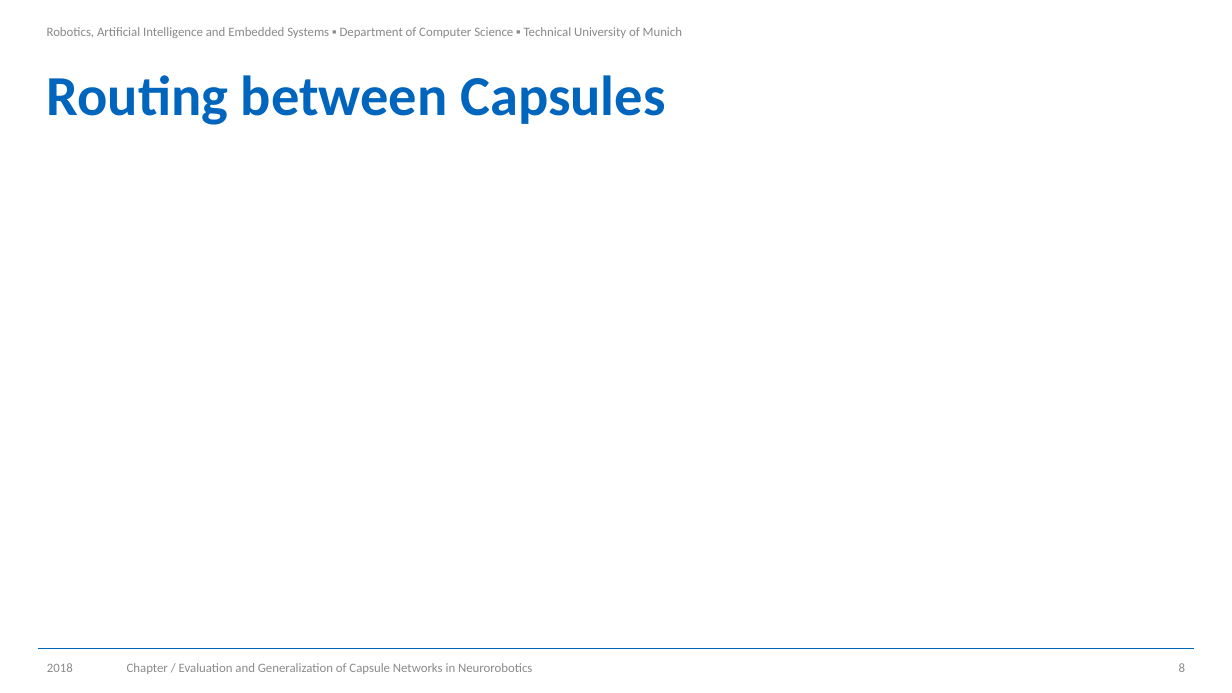
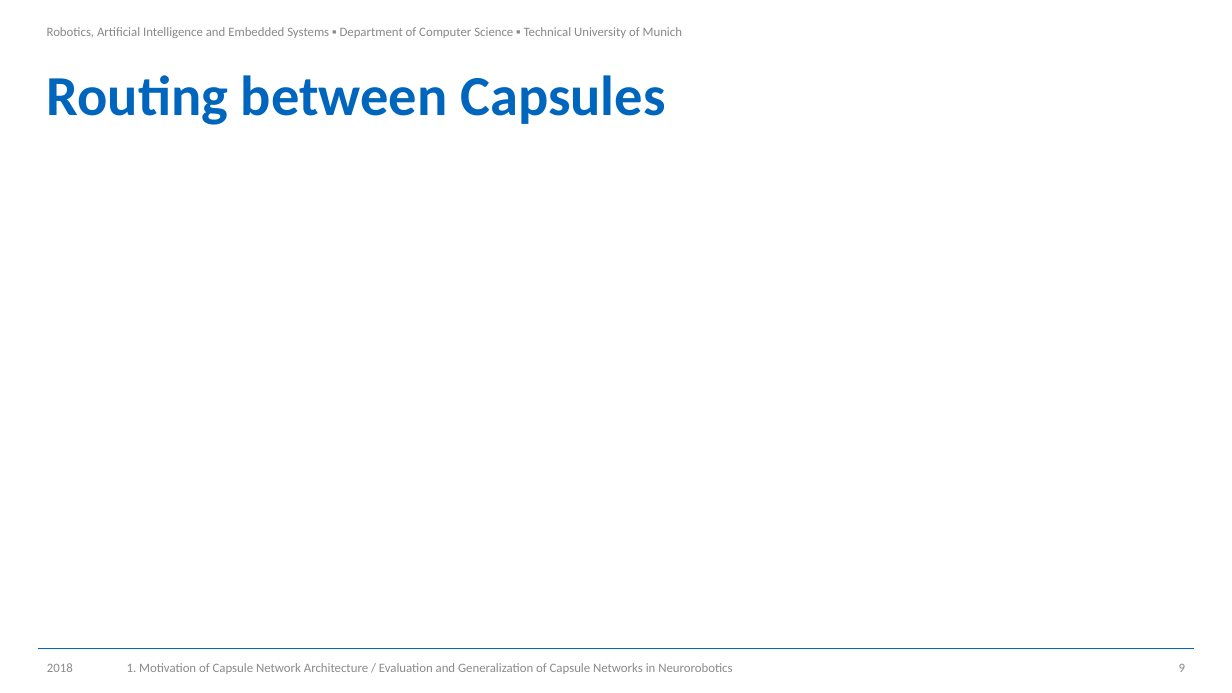
Before and after one commit to JeanElsner/thesis-capsules-neurorobotics, a slide deck: slide 9 of FinalPresentation.pptx (slide 8 before the commit). Drawn at 1232x693 pixels with LibreOffice and Linux fonts; fonts in the diff are those of the drawing; grey boxes stand for pictures; background and template pictures are left out. Boxes give left, top, right and bottom in pixels: in the first picture for what was removed or moved away, otherwise in the second. Text is boxed around its words. In the diff, an @@ line names an element or a change of style, - is before the commit and + after.

```diff
--- a/FinalPresentation.pptx
+++ b/FinalPresentation.pptx
@@ text at [127,663,732,674]: text changed @@
-Chapter / Evaluation and Generalization of Capsule Networks in Neurorobotics
+1. Motivation of Capsule Network Architecture / Evaluation and Generalization of Capsule Networks in Neurorobotics
```
Also in this commit, not shown: 4 other slides changed, 23 slides added, 12 slides removed, 1 other file.
